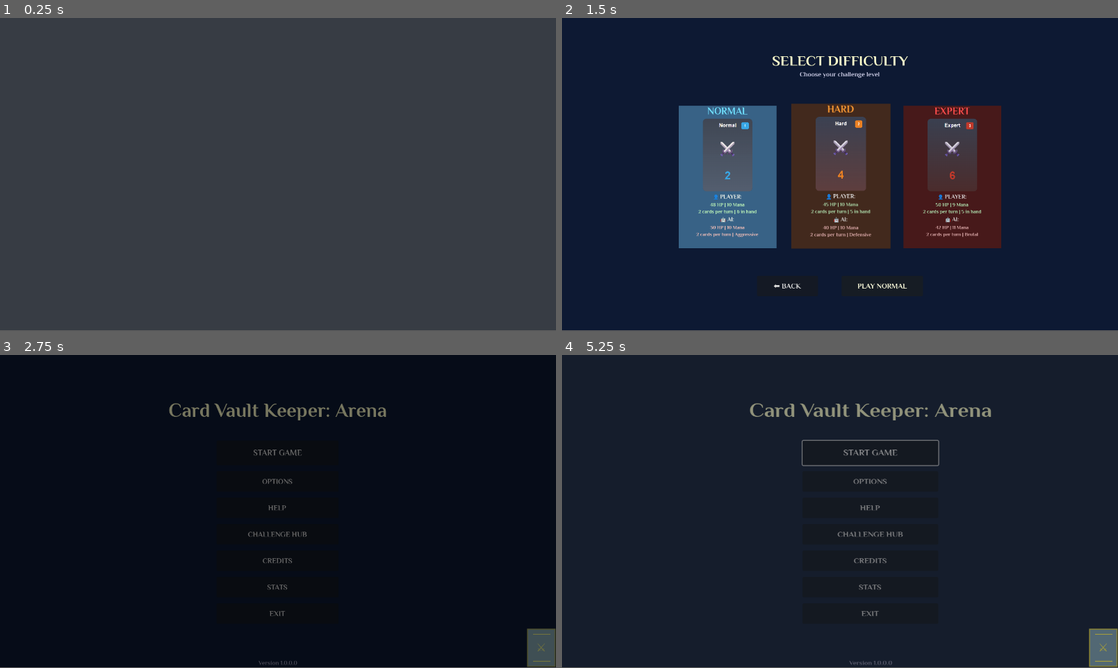
Above: before the commit, frames 1-4 (two rows, left to right).
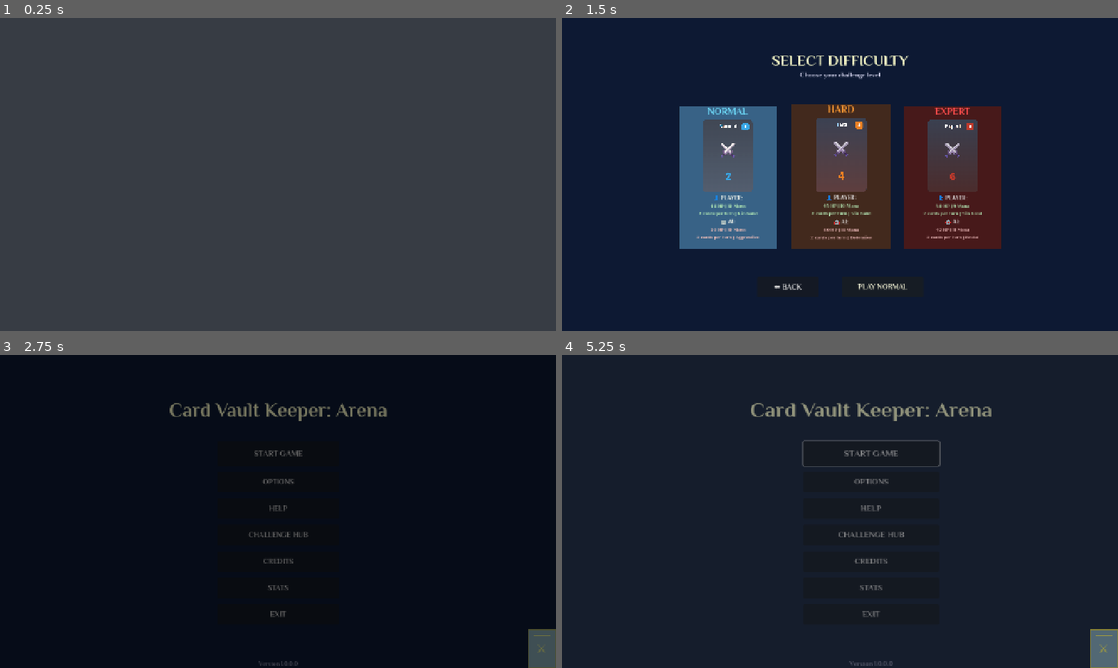
Above: after the commit, the same moments.

Repository: lextrack/Card-Vault-Keeper-Arena
Game: Godot game, scene res://scenes/MainMenu.tscn
Two runs of this game, one before a commit and one after it. Both use one fixed random seed, a clock stepped at 60 frames per second and the inputs below. Sound files missing from this copy of the repository are replaced by a short silence.
Inputs (mouse positions are in pixels of both pictures, inside the frame that each line leads up to):
- Up to frame 1 (0.25 s): no input
- Up to frame 2 (1.5 s): click "START GAME" at 0.5 s; click "START GAME" at 1.25 s
- Up to frame 3 (2.75 s): click "⬅️ BACK" at 2 s
- Up to frame 4 (5.25 s): tap Enter (game_select) at 2.75 s; move the mouse to (962, 495) at 2.77 s; hold Right (ui_right) 2.78-3.5 s; hold C (ChallengeHub_access) 2.78-3.5 s; click (962, 495) at 2.92 s; click "CHALLENGE HUB" at 3.5 s; click "BACK" at 4.25 s; move the mouse to (728, 527) at 5.02 s; hold Escape (game_back) from 5.03 s (still down); tap Space (end_turn_specific) at 5.1 s
In our replay, the window is 800x449 before the commit and 800x450 after it. These sizes can differ from the game's own. Grey fills any space a smaller window leaves; there, only what the larger window draws over its background counts as a difference.

The runs differ from the first frame. In frame 1, only the window size differs. In frame 2, 3.2% of the frame differs, in the area x 21-79%, y 12-87%; in frame 3, 1.2%; in frame 4, 1.6%.

Commit message:
Minor changes in the Godot project settings

Diff:
--- a/project.godot
+++ b/project.godot
@@ -32,6 +32,7 @@
 
 window/size/viewport_width=1366
 window/size/viewport_height=768
+window/stretch/mode="canvas_items"
 
 [gui]
 
--- a/scripts/MainMenu.gd
+++ b/scripts/MainMenu.gd
@@ -223,9 +223,6 @@
 
 	set_card_rain_active(true)
 
-	if gamepad_mode:
-		_focus_first_button()
-
 func setup_buttons():
 	play_button.pressed.connect(_on_play_pressed)
 	options_button.pressed.connect(_on_options_pressed)
